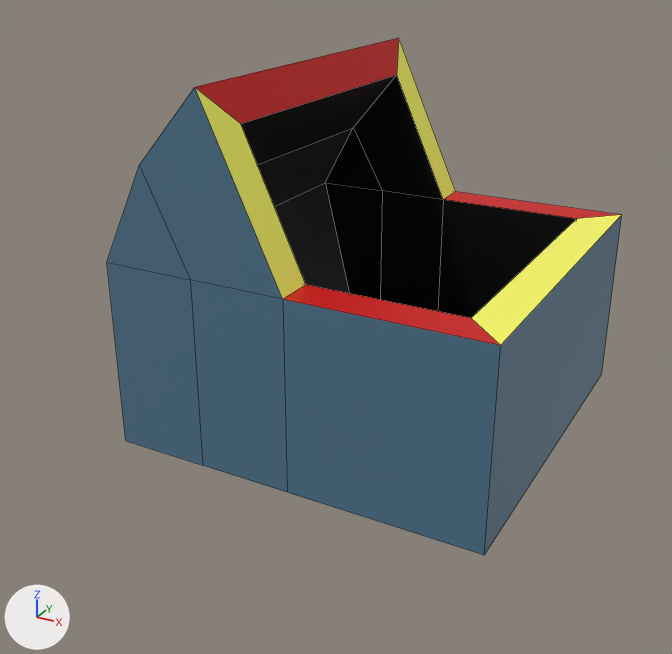
One commit to the Blender file Assets/LD42/Models/Trash1.blend: the scene before it, then after it.
Camera for both pictures: a camera (50 mm lens) standing at (2.03, -4.2, 2.53) and looking at (-0.14, -0.27, 0.56). Lighting does not change. The marker at lower left points along +X, +Y and +Z. Mesh edges are drawn as thin lines.
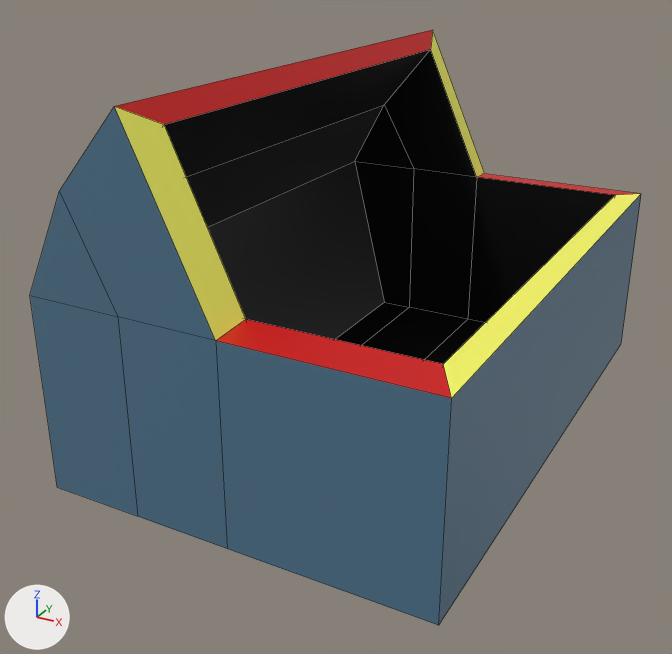
What differs and where, as boxes [x1, y1, x2, y2] in the pictures (672 x 654 px):
'Cube', reshaped (19% wider, 15% taller): before [107, 38, 622, 555]; after [30, 30, 641, 625]

The change, as a diff of the scene's bpy script:
```diff
--- a/Assets/LD42/Models/Trash1.blend.py
+++ b/Assets/LD42/Models/Trash1.blend.py
@@ me_cube @@
 # used by ob_cube; location = (0.0, 0.0, 0.0)
-me_cube.from_pydata(...)  # 40 vertices, 37 faces; spans x -1.0..1.0, y -1.0..1.0, z 0.0..1.88
+me_cube.from_pydata(...)  # 40 vertices, 37 faces; spans x -1.0..1.0, y -1.5..1.5, z 0.0..1.88
+# me_cube part 1: 40 of 40 vertices moved; they spanned x -1.0..1.0, y -1.0..1.0, z 0.0..1.88 and now span x -1.0..1.0, y -1.5..1.5, z 0.0..1.88; mean shift (0.0, 0.0, 0.0); largest move (0.6, -0.8, 0.1) -> (0.67, -1.31, 0.04)
 me_cube.materials.append(mat_swatch1_png)
```
